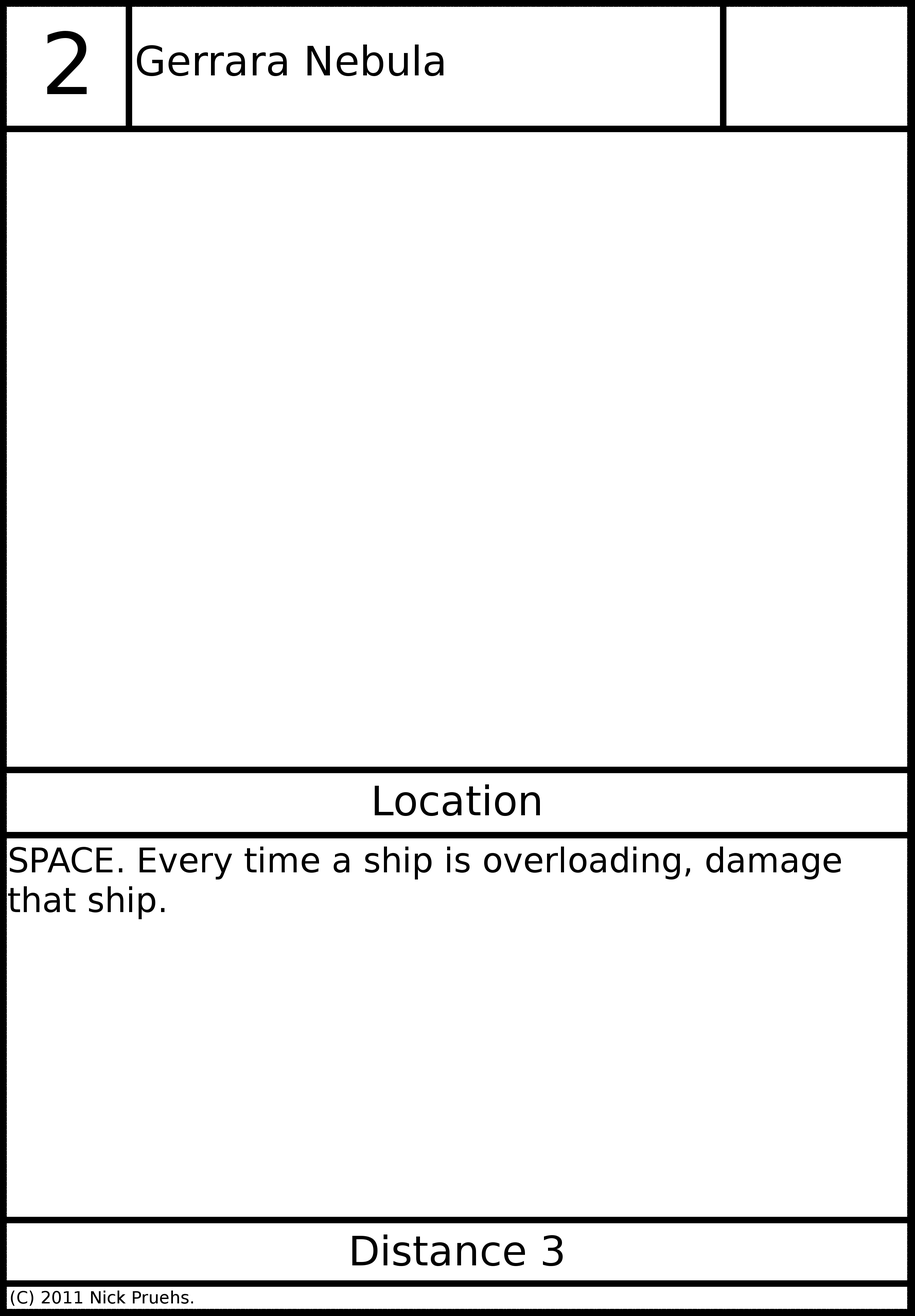
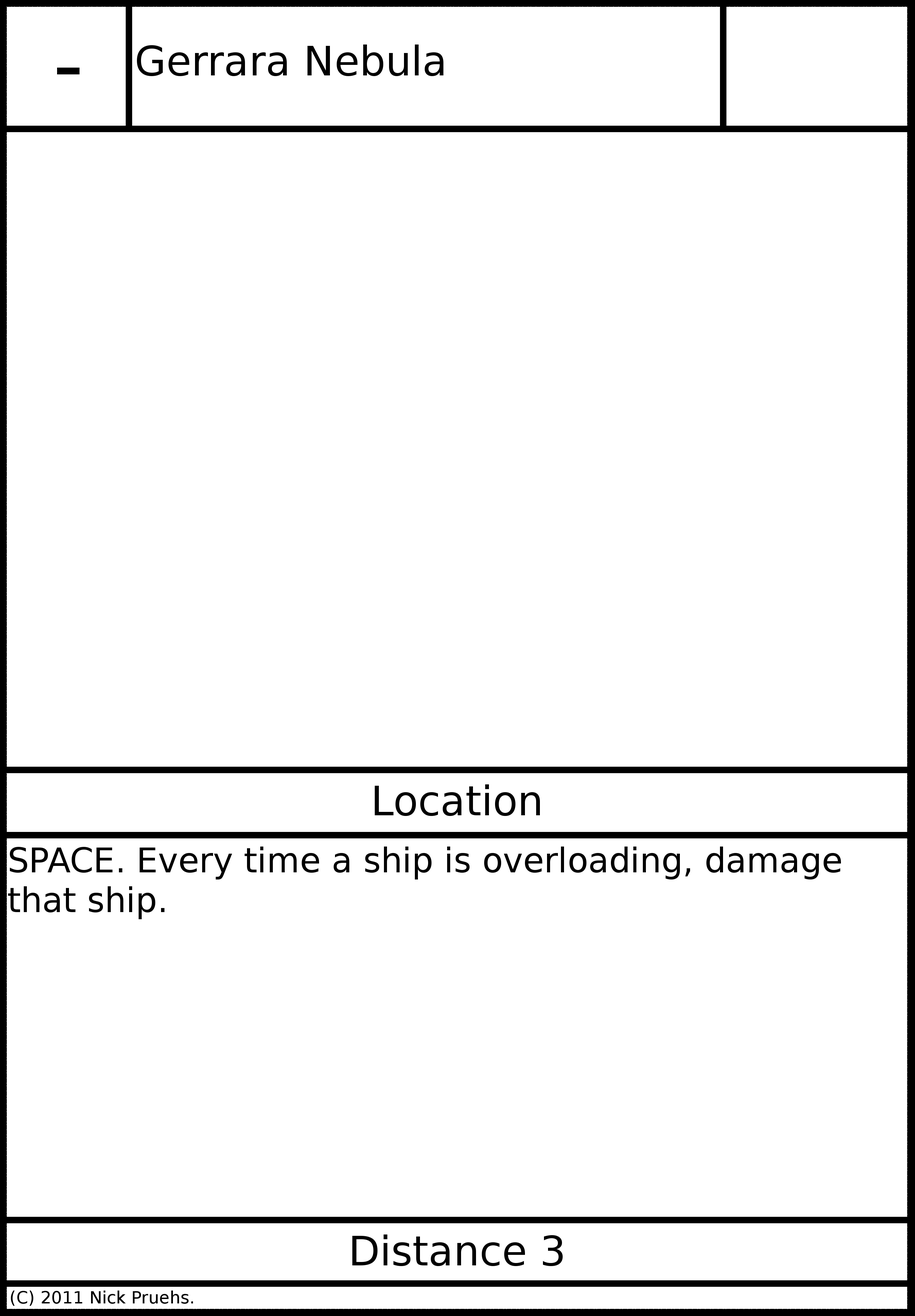
Revision of a layered 915px x 1316px image; what changed, layer by layer:
painted on "Threat" over [47, 30, 87, 95]
